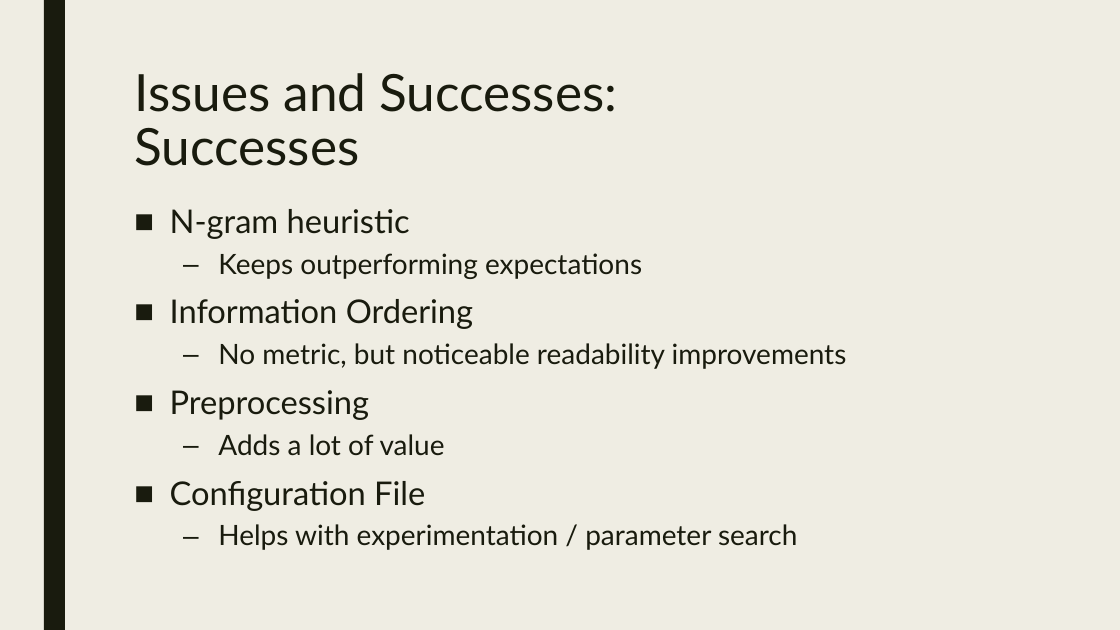
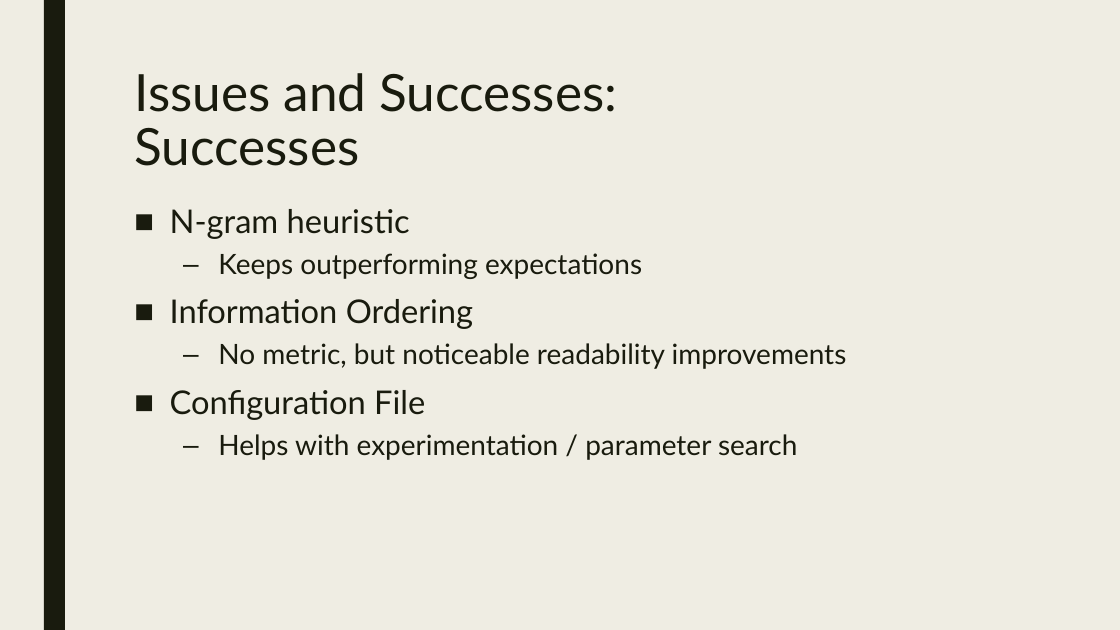
Before and after one commit to Mindful/ling-573, a slide deck: slide 21 of doc/D3_presentation.pptx (slide 22 before the commit). Drawn at 1120x630 pixels with LibreOffice and Linux fonts; fonts in the diff are those of the drawing. Boxes give left, top, right and bottom in pixels: in the first picture for what was removed or moved away, otherwise in the second. Text is boxed around its words. In the diff, an @@ line names an element or a change of style, - is before the commit and + after.

```diff
--- a/doc/D3_presentation.pptx
+++ b/doc/D3_presentation.pptx
@@ text at box(170, 390, 445, 456): paragraphs removed @@
-■ Preprocessing
-  – Adds a lot of value
```
Also in this commit, not shown: 3 other slides changed, 1 slide removed.
